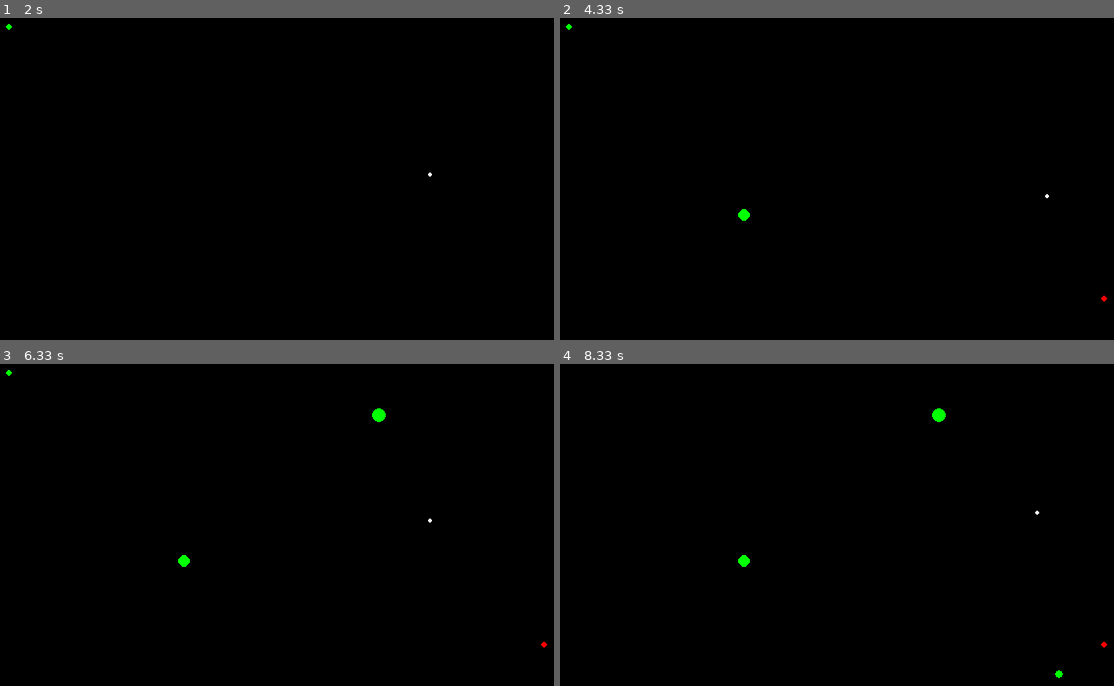
Above: before the commit, frames 1-4 (two rows, left to right).
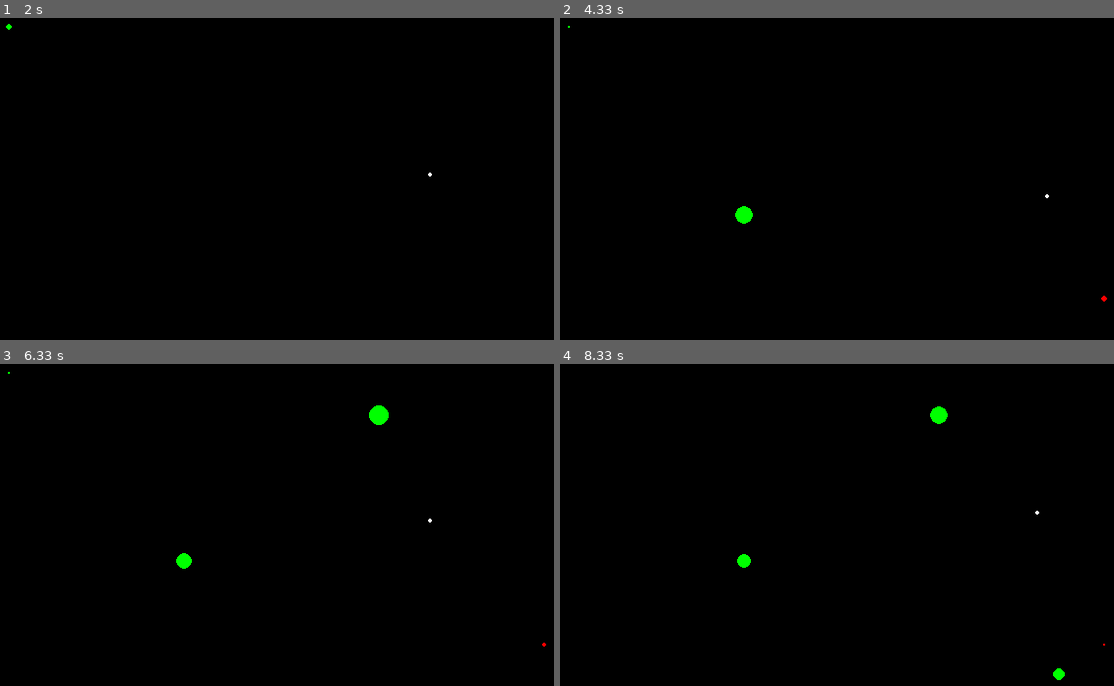
Above: after the commit, the same moments.

Repository: kaltinril/pythonTeaching
Game: pygame game, started from gameExamples/snake/snake.py
Two runs of this game, one before a commit and one after it. Both use one fixed random seed, a clock stepped at 60 frames per second and the inputs below.
Inputs:
- Up to frame 1 (2 s): hold Right 0.33-0.8 s; hold Up 0.83-1.13 s; hold Right 1.17-1.63 s
- Up to frame 2 (4.33 s): hold Down 2.23-2.53 s; hold Left 2.57-2.97 s; hold Up 3-3.37 s; hold Right 3.4-4.03 s; hold Down from 4.07 s (still down)
- Up to frame 3 (6.33 s): release Down at 4.43 s; hold Left 4.47-4.93 s; hold Right 4.97-5.43 s; hold Up 5.47-5.77 s; hold Right 5.8-6.27 s; hold Left from 6.3 s (still down)
- Up to frame 4 (8.33 s): release Left at 6.83 s; hold Down 6.87-7.17 s; hold Left 7.2-7.6 s; hold Up 7.63-8 s; hold Right from 8.03 s (still down)

Frame 1 is identical in both runs. In frame 2, less than 0.1% of the frame differs, in the area x 1-35%, y 1-64%; in frame 3, 0.1%, in the area x 1-99%, y 1-89%; in frame 4, 0.1%.

Commit message:
Add that the fruit slowly shrinks

Diff:
--- a/gameExamples/snake/snake.py
+++ b/gameExamples/snake/snake.py
@@ -21,9 +21,10 @@
 snake = [(SCREEN_WIDTH // 2, SCREEN_HEIGHT // 2)]
 snake_v = (0, 0)
 snake_size = 2
+snake_length = 1
 
 # List of "fruit" to eat
-fruit = [(50, 50, 3, GREEN)]
+fruit = [[50, 50, 3, GREEN]]
 fruit_total = 4
 fruit_size = 3
 
@@ -64,23 +65,22 @@
 
     pygame.display.flip()
 
-    # move snake by adding another point with the velociy/direction, to the last position and adding it to the list
+    # move snake by adding another point with the velocity/direction, to the last position and adding it to the list
     last_point = snake[-1]
     new_point = (last_point[0] + (snake_v[0] * snake_size), last_point[1] + (snake_v[1] * snake_size))
     snake.append(new_point)
 
     # Check if the snake collided with the fruit
-    eaten = False
     for i in range(0, len(fruit)):
         f = fruit[i]
         distance = math.sqrt((f[0] - last_point[0])**2 + (f[1] - last_point[1])**2)
         if distance < (snake_size + f[2]):
             fruit.pop(i)
-            eaten = True
+            snake_length += 1
             break
 
     # remove the last point
-    if not eaten:
+    if len(snake) > snake_length:
         snake.pop(0)
 
     # Check if the snake collided with the walls
@@ -99,10 +99,16 @@
     if time_elapsed_since_last_action > 2000 or len(fruit) == 0:
         x = random.randint(10, SCREEN_WIDTH - 10)
         y = random.randint(10, SCREEN_HEIGHT - 10)
-        s = random.randint(2, 7)
+        s = random.randint(3, 10)
         c = random.randint(0, 2)
 
-        fruit.append((x, y, s, fruit_colors[c]))
+        # Slowly shrink the fruit size
+        for i in range(0, len(fruit)):
+            fruit[i][2] += -1
+            if fruit[i][2] < 1:
+                fruit[i][2] = 1
+
+        fruit.append([x, y, s, fruit_colors[c]])
         time_elapsed_since_last_action = 0
 
     # Only keep so many
